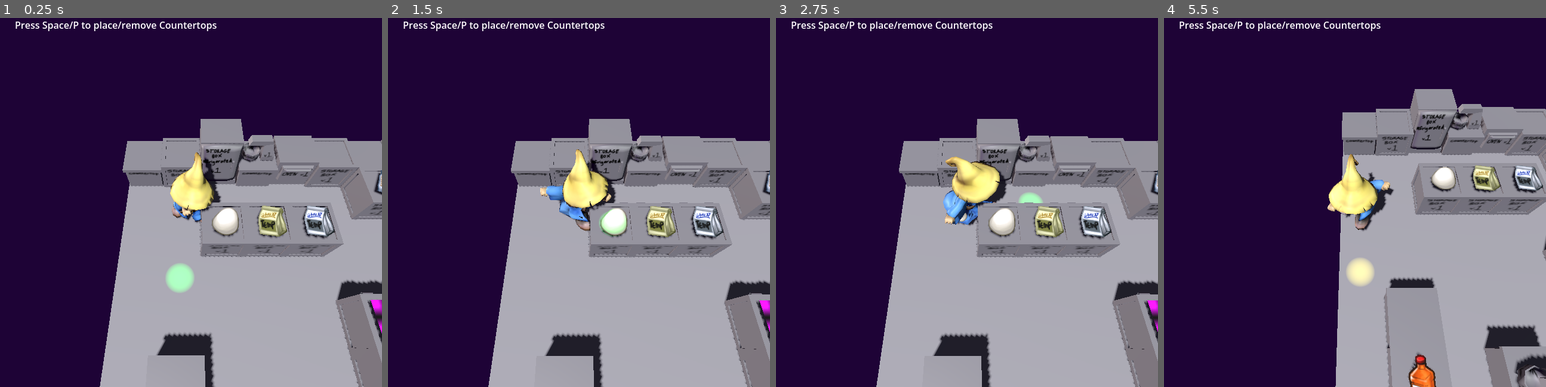
Above: before the commit, frames 1-4 (left to right).
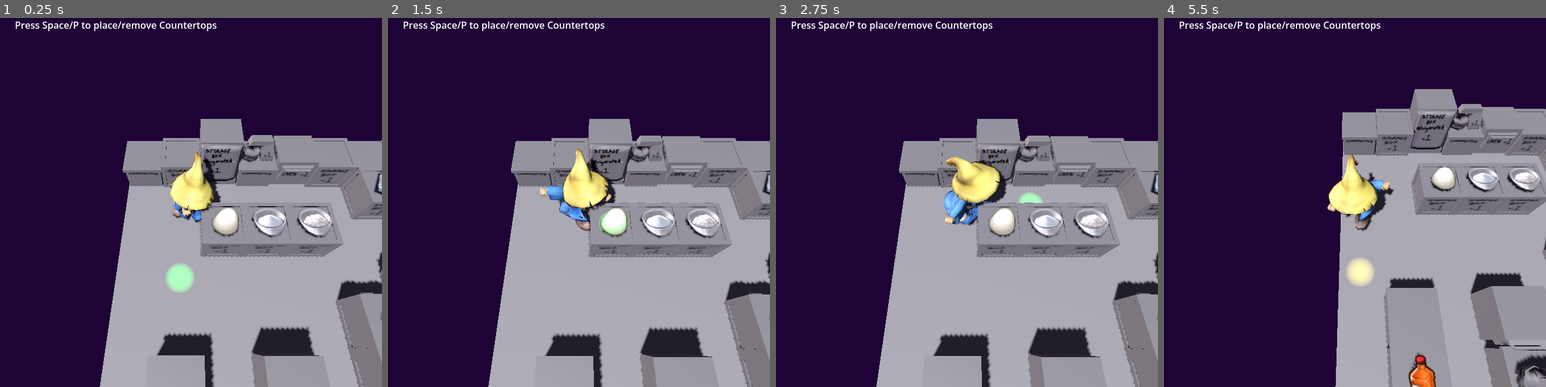
Above: after the commit, the same moments.

Repository: AdmiralPotato/halloween_game_2026
Game: Godot game, scene res://map/TilemapTest.tscn
The game is run twice, just before and just after one commit, with the same random seed, the same clock (stepped at 60 frames per second) and the same inputs.
Inputs (mouse positions are in pixels of both pictures, inside the frame that each line leads up to):
- Up to frame 1 (0.25 s): no input
- Up to frame 2 (1.5 s): tap Space at 0.5, 1.25 s; move the mouse to (663, 176) at 0.52 s; hold Right (move_right) 0.53-1.28 s; tap O (interact) at 0.6, 1.35 s; move the mouse to (502, 213) at 1.27 s; hold Down (move_down) from 1.28 s (still down)
- Up to frame 3 (2.75 s): tap Space at 2 s; move the mouse to (1005, 110) at 2.02 s; release Down (move_down) at 2.03 s; hold Right (move_right) from 2.03 s (still down); tap P (pickup) at 2.1 s; tap O (interact) at 2.3 s
- Up to frame 4 (5.5 s): tap Space at 2.75, 3.5, 4.25 s; move the mouse to (1335, 272) at 2.77 s; release Right (move_right) at 2.78 s; hold Up (move_up) 2.78-3.53 s; tap C (toggle_rearrange) at 2.85 s; tap O (interact) at 3.05, 3.6, 4.35, 5.3 s; move the mouse to (1469, 254) at 3.52 s; hold Left (move_left) 3.53-5.03 s; move the mouse to (1240, 139) at 4.27 s; move the mouse to (1374, 195) at 5.02 s; hold Down (move_down) from 5.03 s (still down); tap P (pickup) at 5.1 s

The runs differ from the first frame. In frame 1, 2.9% of the frame differs, in the area x 65-100%, y 50-100%; in frame 2, 2.9%; in frame 3, 2.9%; in frame 4, 2.8%.
Error in both runs: Invalid access to property or key 'furni' on a base object of type 'Nil'. (res://map/tilemap.gd:105)

Commit message:
Add stations, fix some stack names, and add trash

Diff:
--- a/map/FurniCuttingboard.tscn
+++ b/map/FurniCuttingboard.tscn
@@ -1,6 +1,6 @@
 [gd_scene format=3 uid="uid://dfjdkdlvlfocq"]
 
-[ext_resource type="Script" uid="uid://mqo3qjgryl8a" path="res://map/furni_node.gd" id="1_rjncw"]
+[ext_resource type="Script" uid="uid://w4twrfa6yo67" path="res://map/furni_station.gd" id="1_rjncw"]
 [ext_resource type="PackedScene" uid="uid://cqpi8tk8o2j1" path="res://assets/furni_storage_box_0.glb" id="2_fqyai"]
 
 [sub_resource type="BoxShape3D" id="BoxShape3D_p33bg"]
@@ -8,6 +8,7 @@
 
 [node name="FurniCuttingboard" type="Node3D" unique_id=1615491916]
 script = ExtResource("1_rjncw")
+location = 0
 
 [node name="StaticBody3D" type="StaticBody3D" parent="." unique_id=1407366706]
 
@@ -16,3 +17,6 @@
 shape = SubResource("BoxShape3D_p33bg")
 
 [node name="storageBox_v1" parent="StaticBody3D" unique_id=383906389 instance=ExtResource("2_fqyai")]
+
+[node name="Item" type="Marker3D" parent="." unique_id=1313142800]
+transform = Transform3D(1, 0, 0, 0, 1, 0, 0, 0, 1, 0, 1, 0)
--- a/map/FurniMixer.tscn
+++ b/map/FurniMixer.tscn
@@ -1,6 +1,6 @@
 [gd_scene format=3 uid="uid://5jo3bft5wl1u"]
 
-[ext_resource type="Script" uid="uid://w4twrfa6yo67" path="res://map/furni_mixer.gd" id="1_lex5f"]
+[ext_resource type="Script" uid="uid://w4twrfa6yo67" path="res://map/furni_station.gd" id="1_lex5f"]
 [ext_resource type="PackedScene" uid="uid://cyax842a6qdje" path="res://assets/furni_mixer_0.glb" id="2_lex5f"]
 
 [sub_resource type="BoxShape3D" id="BoxShape3D_p33bg"]
--- a/map/FurniOven.tscn
+++ b/map/FurniOven.tscn
@@ -1,6 +1,6 @@
 [gd_scene format=3 uid="uid://do30vdu0sngt5"]
 
-[ext_resource type="Script" uid="uid://mqo3qjgryl8a" path="res://map/furni_node.gd" id="1_i5o3g"]
+[ext_resource type="Script" uid="uid://w4twrfa6yo67" path="res://map/furni_station.gd" id="1_i5o3g"]
 [ext_resource type="PackedScene" uid="uid://emypqd1cejye" path="res://assets/furni_oven_0.glb" id="2_i5o3g"]
 
 [sub_resource type="BoxShape3D" id="BoxShape3D_p33bg"]
@@ -8,6 +8,7 @@
 
 [node name="FurniOven" type="Node3D" unique_id=1615491916]
 script = ExtResource("1_i5o3g")
+location = 3
 
 [node name="StaticBody3D" type="StaticBody3D" parent="." unique_id=1407366706]
 
@@ -16,3 +17,6 @@
 shape = SubResource("BoxShape3D_p33bg")
 
 [node name="oven_v1" parent="StaticBody3D" unique_id=690729319 instance=ExtResource("2_i5o3g")]
+
+[node name="Item" type="Marker3D" parent="." unique_id=1196781973]
+transform = Transform3D(1, 0, 0, 0, 1, 0, 0, 0, 1, 0, 1.1, 0)
--- /dev/null
+++ b/map/FurniTrash.tscn
@@ -0,0 +1,18 @@
+[gd_scene format=3 uid="uid://d1tp40f6bgvc6"]
+
+[ext_resource type="Script" uid="uid://1unrb64so1ec" path="res://map/furni_trash.gd" id="1_w3dge"]
+[ext_resource type="PackedScene" uid="uid://5x0mexf7j4ka" path="res://assets/furni_trash_0.glb" id="2_3482l"]
+
+[sub_resource type="CylinderShape3D" id="CylinderShape3D_r1ocj"]
+height = 0.55
+
+[node name="FurniTrash" type="Node3D" unique_id=1615491916]
+script = ExtResource("1_w3dge")
+
+[node name="StaticBody3D" type="StaticBody3D" parent="." unique_id=1407366706]
+
+[node name="CollisionShape3D" type="CollisionShape3D" parent="StaticBody3D" unique_id=1113763637]
+transform = Transform3D(1, 0, 0, 0, 1, 0, 0, 0, 1, 0, 0.32500005, 0)
+shape = SubResource("CylinderShape3D_r1ocj")
+
+[node name="trashBin" parent="StaticBody3D" unique_id=615916199 instance=ExtResource("2_3482l")]
--- a/map/TilemapTest.tscn
+++ b/map/TilemapTest.tscn
@@ -8,9 +8,18 @@
 [ext_resource type="Script" uid="uid://n2r00hcbl3ul" path="res://model/item_stack.gd" id="4_qtmpa"]
 [ext_resource type="Script" uid="uid://2hntn2isrv74" path="res://model/item_info.gd" id="5_vwyy3"]
 [ext_resource type="Texture2D" uid="uid://bt02axwx2h75u" path="res://assets/items.png" id="6_b8euk"]
+[ext_resource type="Resource" uid="uid://cj287n17bxna2" path="res://model/data/items/sugar.tres" id="7_15bd0"]
+[ext_resource type="Resource" uid="uid://vmrcp80igtca" path="res://model/data/items/cookie_dough.tres" id="7_n1qkj"]
+[ext_resource type="Resource" uid="uid://b34kf80gy2er3" path="res://model/data/items/bowl.tres" id="7_nabl1"]
+[ext_resource type="Resource" uid="uid://0xne0k7mcykn" path="res://model/data/items/blueberry_flavoring.tres" id="7_p5gm8"]
 [ext_resource type="PackedScene" uid="uid://5jo3bft5wl1u" path="res://map/FurniMixer.tscn" id="8_nabl1"]
+[ext_resource type="Resource" uid="uid://ddmmcej5lm5pc" path="res://model/data/items/flour.tres" id="8_tdsbi"]
 [ext_resource type="PackedScene" uid="uid://cl7xh1lhn0u0b" path="res://map/FurniCountertop.tscn" id="9_2f20c"]
+[ext_resource type="Resource" uid="uid://cwvimk8q06x3u" path="res://model/data/items/chocolate_bar.tres" id="9_8mw78"]
 [ext_resource type="Resource" uid="uid://coovqsg3sc4j7" path="res://model/data/items/orange_flavoring.tres" id="9_vwyy3"]
+[ext_resource type="PackedScene" uid="uid://do30vdu0sngt5" path="res://map/FurniOven.tscn" id="11_nabl1"]
+[ext_resource type="PackedScene" uid="uid://dfjdkdlvlfocq" path="res://map/FurniCuttingboard.tscn" id="14_p5gm8"]
+[ext_resource type="PackedScene" uid="uid://d1tp40f6bgvc6" path="res://map/FurniTrash.tscn" id="18_tdsbi"]
 
 [sub_resource type="AtlasTexture" id="AtlasTexture_i4j5a"]
 atlas = ExtResource("6_b8euk")
@@ -32,89 +41,34 @@
 item = SubResource("Resource_8mw78")
 metadata/_custom_type_script = "uid://n2r00hcbl3ul"
 
-[sub_resource type="AtlasTexture" id="AtlasTexture_siari"]
-atlas = ExtResource("6_b8euk")
-region = Rect2(502.66666, 257.33334, 251.33333, 257.33334)
-
-[sub_resource type="Resource" id="Resource_p5gm8"]
-script = ExtResource("5_vwyy3")
-name = "sugar"
-display_name = "sugar"
-categories = Array[int]([0])
-cost_tier = 1
-attributes = Dictionary[int, int]({
-19: 2
-})
-groups = PackedStringArray()
-texture = SubResource("AtlasTexture_siari")
-
 [sub_resource type="Resource" id="Resource_5qf2s"]
 script = ExtResource("4_qtmpa")
-item = SubResource("Resource_p5gm8")
-metadata/_custom_type_script = "uid://n2r00hcbl3ul"
-
-[sub_resource type="AtlasTexture" id="AtlasTexture_wo5lj"]
-atlas = ExtResource("6_b8euk")
-region = Rect2(754, 257.33334, 251.33333, 257.33334)
-
-[sub_resource type="Resource" id="Resource_2fvxq"]
-script = ExtResource("5_vwyy3")
-name = "flour"
-display_name = "flour"
-categories = Array[int]([0])
-cost_tier = 1
-attributes = Dictionary[int, int]({
-0: 1
-})
-groups = PackedStringArray()
-texture = SubResource("AtlasTexture_wo5lj")
+item = ExtResource("7_15bd0")
+metadata/_custom_type_script = "uid://n2r00hcbl3ul"
 
 [sub_resource type="Resource" id="Resource_8bmqu"]
 script = ExtResource("4_qtmpa")
-item = SubResource("Resource_2fvxq")
-metadata/_custom_type_script = "uid://n2r00hcbl3ul"
-
-[sub_resource type="PlaceholderTexture2D" id="PlaceholderTexture2D_04n8r"]
-size = Vector2(256, 256)
-
-[sub_resource type="Resource" id="Resource_15bd0"]
-script = ExtResource("5_vwyy3")
-name = "blueberry_flavoring"
-display_name = "blueberry flavoring"
-storage_type = 4
-categories = Array[int]([1])
-cost_tier = 4
-max_stack_size = 0
-attributes = Dictionary[int, int]({
-0: -1,
-6: 1,
-16: 2
-})
-groups = PackedStringArray("flavoring")
-texture = SubResource("PlaceholderTexture2D_04n8r")
+item = ExtResource("8_tdsbi")
+metadata/_custom_type_script = "uid://n2r00hcbl3ul"
 
 [sub_resource type="Resource" id="Resource_tdsbi"]
 script = ExtResource("4_qtmpa")
-item = SubResource("Resource_15bd0")
-metadata/_custom_type_script = "uid://n2r00hcbl3ul"
-
-[sub_resource type="AtlasTexture" id="AtlasTexture_1vpip"]
-atlas = ExtResource("6_b8euk")
-region = Rect2(502.66666, 514.6667, 251.33333, 257.33334)
-
-[sub_resource type="Resource" id="Resource_b8euk"]
-script = ExtResource("5_vwyy3")
-name = "bowl"
-display_name = "bowl"
-storage_type = 3
-categories = Array[int]([6])
-cost_tier = 1
-groups = PackedStringArray()
-texture = SubResource("AtlasTexture_1vpip")
+item = ExtResource("7_p5gm8")
+metadata/_custom_type_script = "uid://n2r00hcbl3ul"
+
+[sub_resource type="Resource" id="Resource_2f20c"]
+script = ExtResource("4_qtmpa")
+item = ExtResource("7_nabl1")
+metadata/_custom_type_script = "uid://n2r00hcbl3ul"
 
 [sub_resource type="Resource" id="Resource_olchu"]
 script = ExtResource("4_qtmpa")
-item = SubResource("Resource_b8euk")
+item = ExtResource("7_n1qkj")
+metadata/_custom_type_script = "uid://n2r00hcbl3ul"
+
+[sub_resource type="Resource" id="Resource_6jj7b"]
+script = ExtResource("4_qtmpa")
+item = ExtResource("9_8mw78")
 metadata/_custom_type_script = "uid://n2r00hcbl3ul"
 
 [sub_resource type="Resource" id="Resource_evbxi"]
@@ -196,7 +150,15 @@
 
 [node name="Furni5_5" parent="Tilemap" unique_id=636731014 instance=ExtResource("3_0vrjm")]
 transform = Transform3D(1, 0, 0, 0, 1, 0, 0, 0, 1, 5.5, 0, 5.5)
+stack = SubResource("Resource_2f20c")
+
+[node name="Furni5_6" parent="Tilemap" unique_id=1478309089 instance=ExtResource("3_0vrjm")]
+transform = Transform3D(1, 0, 0, 0, 1, 0, 0, 0, 1, 5.5, 0, 6.5)
 stack = SubResource("Resource_olchu")
+
+[node name="Furni5_7" parent="Tilemap" unique_id=1584820433 instance=ExtResource("3_0vrjm")]
+transform = Transform3D(1, 0, 0, 0, 1, 0, 0, 0, 1, 5.5, 0, 7.5)
+stack = SubResource("Resource_6jj7b")
 
 [node name="Furni3_6" parent="Tilemap" unique_id=1634297525 instance=ExtResource("8_nabl1")]
 transform = Transform3D(1, 0, 0, 0, 1, 0, 0, 0, 1, 3.5, 0, 6.5)
@@ -214,6 +176,15 @@
 [node name="Furni6_1" parent="Tilemap" unique_id=1034491232 instance=ExtResource("3_0vrjm")]
 transform = Transform3D(1, 0, 0, 0, 1, 0, 0, 0, 1, 6.5, 0, 1.5)
 stack = SubResource("Resource_u7cwy")
+
+[node name="Furni3_5" parent="Tilemap" unique_id=1427712813 instance=ExtResource("11_nabl1")]
+transform = Transform3D(1, 0, 0, 0, 1, 0, 0, 0, 1, 3.5, 0, 5.5)
+
+[node name="Furni3_7" parent="Tilemap" unique_id=1015940051 instance=ExtResource("14_p5gm8")]
+transform = Transform3D(1, 0, 0, 0, 1, 0, 0, 0, 1, 3.5, 0, 7.5)
+
+[node name="Furni6_3" parent="Tilemap" unique_id=1498836395 instance=ExtResource("18_tdsbi")]
+transform = Transform3D(1, 0, 0, 0, 1, 0, 0, 0, 1, 6.5, 0, 3.5)
 
 [node name="Floor" type="StaticBody3D" parent="." unique_id=2097173625]
 transform = Transform3D(1, 0, 0, 0, 1, 0, 0, 0, 1, 4, -0.5, 6)
--- a/map/furni_countertop.gd
+++ b/map/furni_countertop.gd
@@ -47,3 +47,17 @@
 	var ret := item
 	item = null
 	return ret
+
+func interact(player: Node):
+	if (
+			player.held_object == null \
+			and item \
+			and item.stack \
+			and item.stack.item.is_category(ItemInfo.Category.CONTAINER) \
+			and not item.stack.contents.is_empty()
+	):
+		player.held_object = ItemNode.make_node(
+			item.stack.contents[-1]
+		)
+		item.stack.contents.remove_at(-1)
+		item.stack.emit_changed()
--- a/map/furni_mixer.gd
+++ b/map/furni_station.gd
@@ -1,4 +1,4 @@
-class_name FurniMixer
+class_name FurniStation
 extends FurniCountertop
 
 @export var location: Recipe.Location = Recipe.Location.MIXER
--- /dev/null
+++ b/map/furni_trash.gd
@@ -0,0 +1,5 @@
+class_name FurniTash
+extends FurniNode
+
+func accept_item(item: ItemNode) -> ItemNode:
+	return null
--- a/model/item_stack.gd
+++ b/model/item_stack.gd
@@ -82,14 +82,19 @@
 			copy[-1] = "and " + copy[-1]
 			return ", ".join(copy)
 
+static func pluralize(s: String) -> String:
+	return s + ("s" if not s.ends_with("s") else "")
 func _to_string() -> String:
-	var disp_name := (item.display_name if item else "invalid item") + \
-			("s" if count != 1 else "")
+	var disp_name := item.display_name if item else "invalid item"
+	if count != 1:
+		disp_name = pluralize(disp_name)
 	var mods := PackedStringArray()
 	var card := modifier_cardinality
 	for info in card:
-		var suffix = "s" if not info.display_name.ends_with("s") else ""
-		mods.append(CARDINALITY.get(min(card[info], MAX_CARDINALITY), "") + info.display_name + suffix)
+		mods.append(
+				CARDINALITY.get(min(card[info], MAX_CARDINALITY), "") + \
+				info.display_name
+		)
 	var mod_string := ""
 	if mods.size() >= 1:
 		mod_string = " with " + make_list(mods)
Renamed: map/furni_mixer.gd.uid -> map/furni_station.gd.uid
Not shown, added: map/furni_trash.gd.uid
